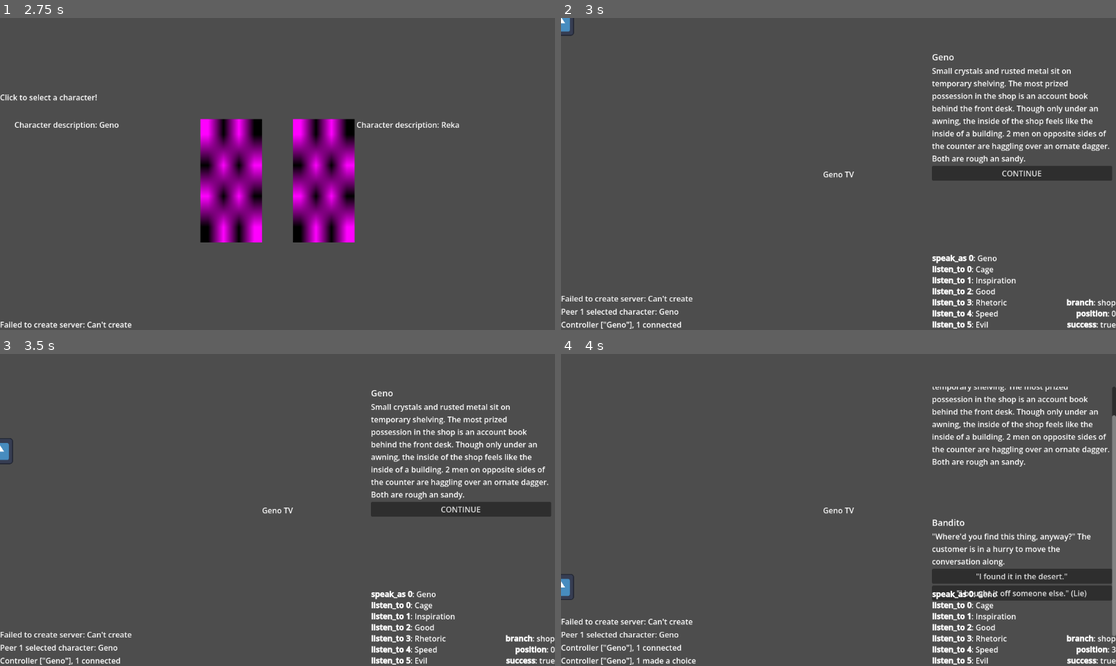
Above: before the commit, frames 1-4 (two rows, left to right).
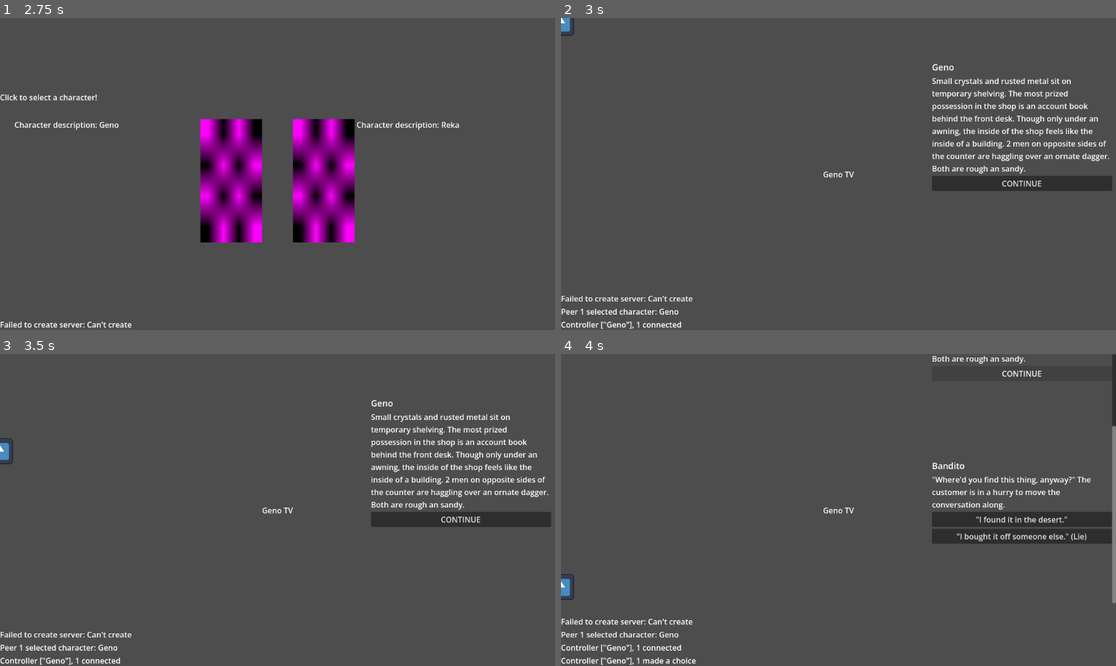
Above: after the commit, the same moments.

Repository: Roboticy3/Louder
Game: Godot game, scene res://demos/september/main_menu.tscn
Two runs of this game, one before a commit and one after it. Both use one fixed random seed, a clock stepped at 60 frames per second and the inputs below. The engine's default icon, where the game draws it, is replaced by a stand-in: a white triangle on a blue panel in a dark square.
Inputs (mouse positions are in pixels of both pictures, inside the frame that each line leads up to):
- Up to frame 1 (2.75 s): click (283, 158) at 0.52 s; type "12" at 0.6 s; click "HOST GAME" at 1.25 s; click "GO" at 2 s
- Up to frame 2 (3 s): click (699, 180) at 2.77 s
- Up to frame 3 (3.5 s): no input
- Up to frame 4 (4 s): click "CONTINUE" at 3.5 s

Frame 1 is identical in both runs. In frame 2, 6.8% of the frame differs, in the area x 66-100%, y 11-100%; in frame 3, 6.8%; in frame 4, 10%, in the area x 66-100%, y 0-100%.

Commit message:
aligned the scrolling dialogue view so choices always appear in the same place

Diff:
--- a/editor/demos/september/ui/main_dialogue_view.tscn
+++ b/editor/demos/september/ui/main_dialogue_view.tscn
@@ -19,10 +19,9 @@
 
 [node name="Control" type="Control" parent="." unique_id=1630732809]
 layout_mode = 1
-anchors_preset = 15
 anchor_right = 1.0
-anchor_bottom = 1.0
-offset_bottom = -130.0
+anchor_bottom = 0.799
+offset_bottom = 0.24798584
 grow_horizontal = 2
 grow_vertical = 2
 
@@ -49,7 +48,7 @@
 [node name="Feed" type="VBoxContainer" parent="Control/ScrollContainer" unique_id=233767170 node_paths=PackedStringArray("scroll_container")]
 layout_mode = 2
 size_flags_horizontal = 3
-size_flags_vertical = 4
+size_flags_vertical = 3
 alignment = 2
 script = ExtResource("2_wqg5q")
 insert_index = -1
@@ -64,4 +63,5 @@
 max_size_reference = NodePath("../Control/ScrollContainerMaxFit")
 
 [node name="MainDialogueDebug" parent="." unique_id=2025365747 instance=ExtResource("5_qjalj")]
+visible = false
 layout_mode = 1
--- a/editor/demos/september/ui/scroll_margin.gd
+++ b/editor/demos/september/ui/scroll_margin.gd
@@ -1,6 +1,7 @@
 extends Control
 
 @export var container:Control
+@export var ratio := 7.0
 
 # Called when the node enters the scene tree for the first time.
 func _ready() -> void:
@@ -10,7 +11,7 @@
 
 func _on_container_resized():
 	if container:
-		custom_minimum_size.y = container.size.y / 2.5
+		custom_minimum_size.y = container.size.y / ratio
 	else:
-		custom_minimum_size.y = get_viewport_rect().size.y / 2.5
+		custom_minimum_size.y = get_viewport_rect().size.y / ratio
 	pass
--- a/editor/demos/september/ui/scrolling_dialogue_feed.gd
+++ b/editor/demos/september/ui/scrolling_dialogue_feed.gd
@@ -36,6 +36,9 @@
 	move_child(item, insert_index)
 	top = item
 
+	_auto_scroll_down.call_deferred()
+
+func _auto_scroll_down():
 	if scroll_container:
 		var tween := create_tween()
 		var vscrollbar := scroll_container.get_v_scroll_bar()
@@ -44,7 +47,6 @@
 		#slowly and painfully crashes: https://github.com/godotengine/godot/issues/108407
 		#
 		#two days of my life!
-
 
 func _on_item_choice_pressed(choice: String) -> void:
 	print(multiplayer.get_unique_id(), ": pressed choice ", choice, "!")
--- a/editor/demos/september/ui/scrolling_dialogue_item.gd
+++ b/editor/demos/september/ui/scrolling_dialogue_item.gd
@@ -4,6 +4,7 @@
 const ChoiceProperties := PSObjects.ChoiceProperties
 
 @export var element_container:Container
+@export var choice_container:Container
 @export var disabled := false
 
 signal choice_pressed(choice: String)
@@ -43,7 +44,7 @@
 			button.text = choice_text
 
 		button.pressed.connect(_on_choice_pressed.bind(choice_text))
-		element_container.add_child(button)
+		choice_container.add_child(button)
 
 
 func clear_choices() -> void:
--- a/editor/demos/september/ui/scrolling_dialogue_item.tscn
+++ b/editor/demos/september/ui/scrolling_dialogue_item.tscn
@@ -3,7 +3,7 @@
 [ext_resource type="Script" uid="uid://bt5qiks6r8rsq" path="res://demos/september/ui/scroll_margin.gd" id="1_0sccc"]
 [ext_resource type="Script" uid="uid://dqgsy05dmmkko" path="res://demos/september/ui/scrolling_dialogue_item.gd" id="1_ll1a4"]
 
-[node name="ScrollingDialogueItem" type="VBoxContainer" unique_id=489570033 node_paths=PackedStringArray("element_container")]
+[node name="ScrollingDialogueItem" type="VBoxContainer" unique_id=489570033 node_paths=PackedStringArray("element_container", "choice_container")]
 anchors_preset = 14
 anchor_top = 0.5
 anchor_right = 1.0
@@ -12,11 +12,15 @@
 grow_vertical = 2
 script = ExtResource("1_ll1a4")
 element_container = NodePath("DialogueElements")
+choice_container = NodePath("ChoiceElements")
 
 [node name="DialogueElements" type="VBoxContainer" parent="." unique_id=1141869158]
 layout_mode = 2
 
-[node name="Spacer" type="Control" parent="." unique_id=1699966593 node_paths=PackedStringArray("container")]
+[node name="ChoiceElements" type="VBoxContainer" parent="." unique_id=316933347]
 layout_mode = 2
 script = ExtResource("1_0sccc")
-container = NodePath("../DialogueElements")
+
+[node name="Spacer" type="Control" parent="." unique_id=1699966593]
+layout_mode = 2
+script = ExtResource("1_0sccc")
